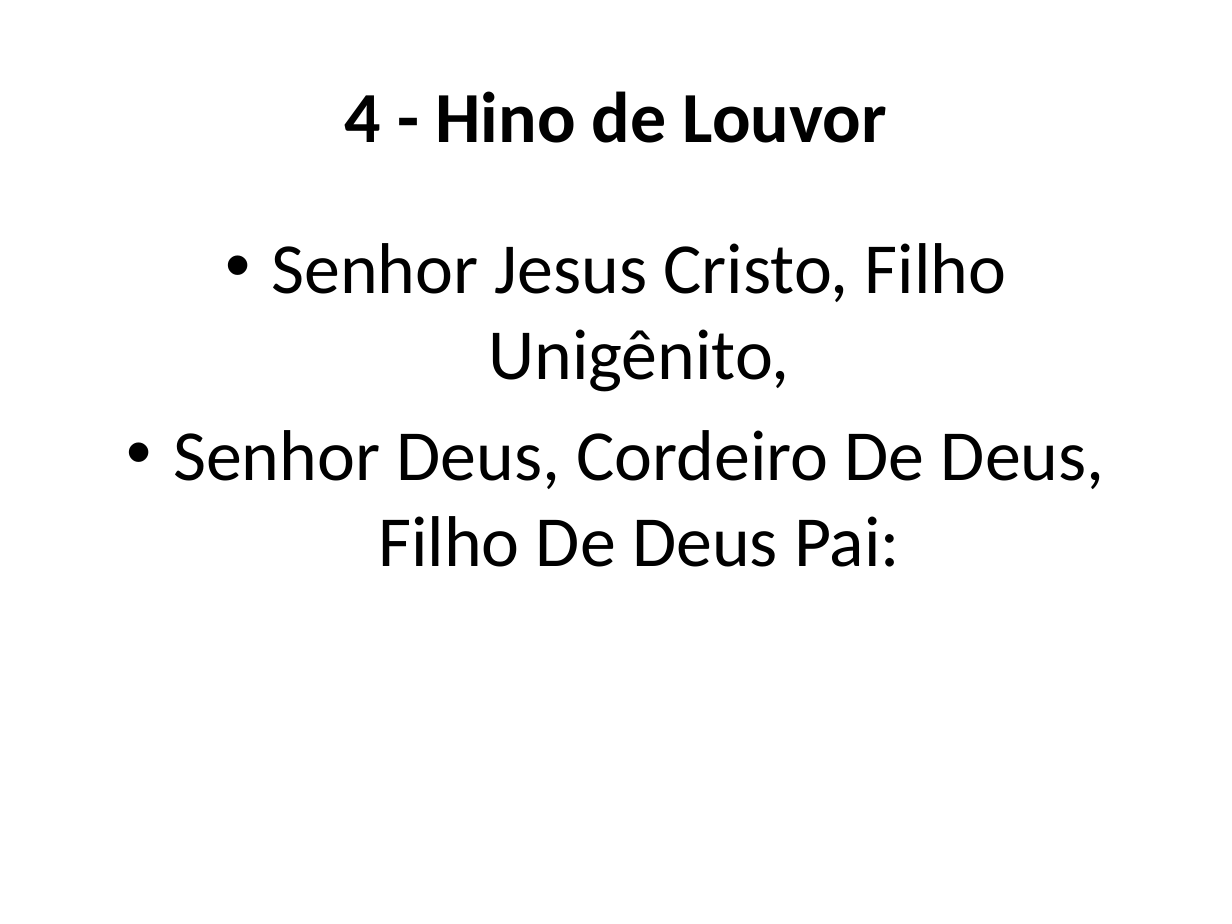
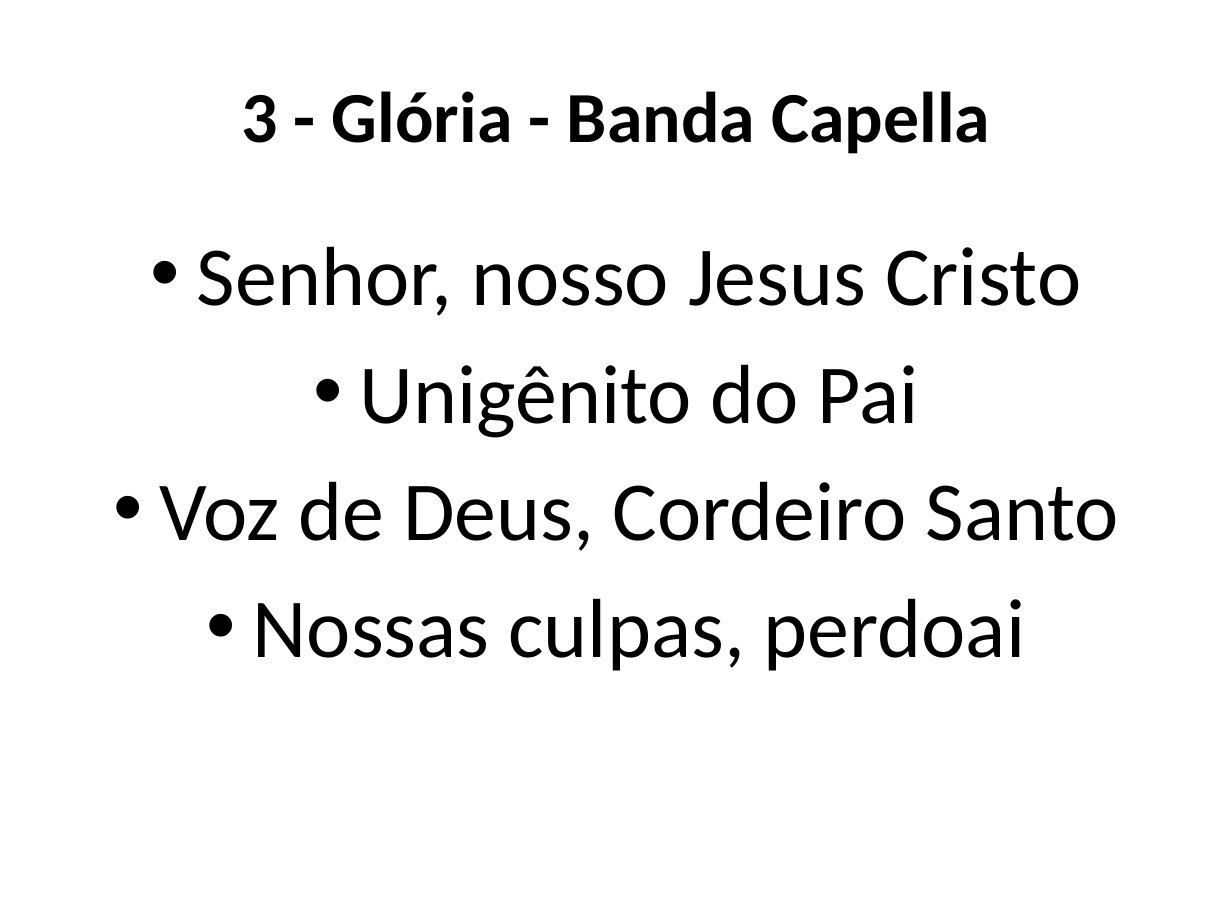
Before and after one commit to Natanielsr/slides-generator, a slide deck: slide 14 of slides.pptx (slide 15 before the commit). Drawn at 1232x924 pixels with LibreOffice and Linux fonts; fonts in the diff are those of the drawing. Boxes give left, top, right and bottom in pixels: in the first picture for what was removed or moved away, otherwise in the second. Text is boxed around its words. In the diff, an @@ line names an element or a change of style, - is before the commit and + after.

```diff
--- a/slides.pptx
+++ b/slides.pptx
@@ title at (241,91,990,154): text changed @@
-4 - Hino de Louvor
+3 - Glória - Banda Capella
@@ text at (159,246,1119,671): text changed; size 42 to 49 pt @@
-• Senhor Jesus Cristo, Filho Unigênito,
-• Senhor Deus, Cordeiro De Deus, Filho De Deus Pai:
+• Senhor, nosso Jesus Cristo
+• Unigênito do Pai
+• Voz de Deus, Cordeiro Santo
+• Nossas culpas, perdoai
```
Also in this commit, not shown: 17 other slides changed, 36 slides added, 25 slides removed, 33 other files.
